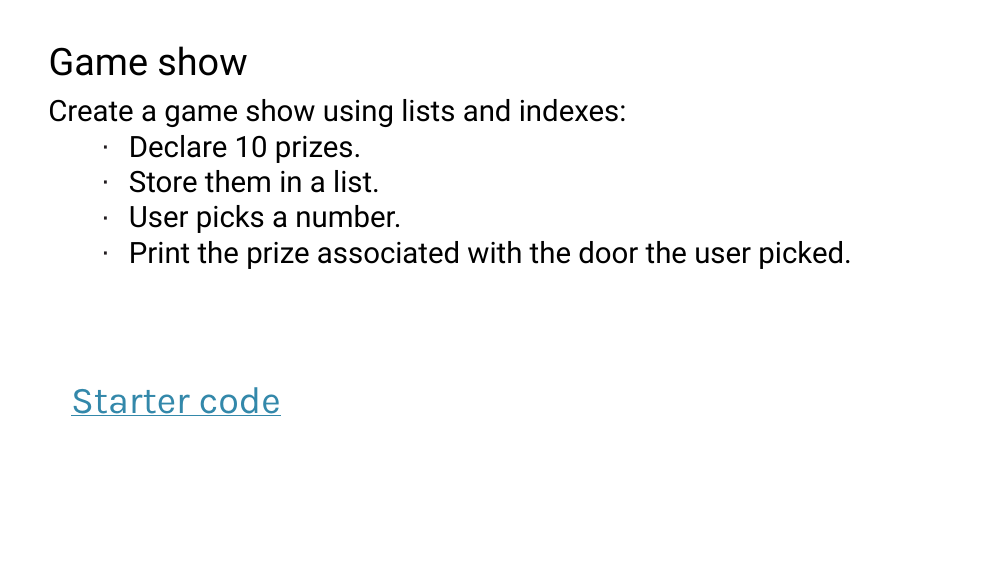
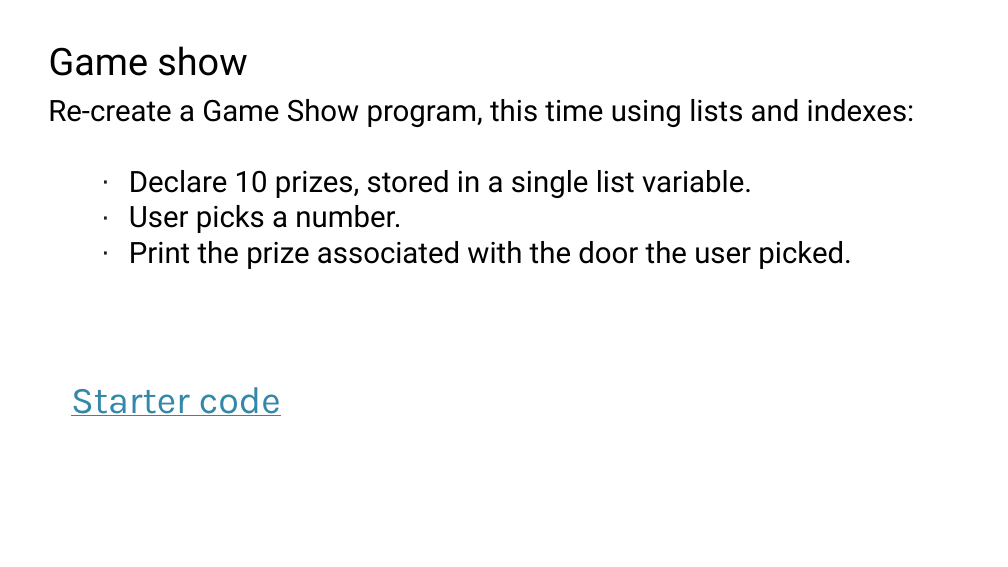
Before and after one commit to TEALSK12/2nd-semester-introduction-to-computer-science, a slide deck: slide 10 of docs/units/2_unit/slidedecks/Intro Python 2.04 TEALS.pptx. Drawn at 1008x567 pixels with LibreOffice and Linux fonts; fonts in the diff are those of the drawing; background and template pictures are left out. Boxes give left, top, right and bottom in pixels: in the first picture for what was removed or moved away, otherwise in the second. Text is boxed around its words. In the diff, an @@ line names an element or a change of style, - is before the commit and + after.

```diff
--- a/docs/units/2_unit/slidedecks/Intro Python 2.04 TEALS.pptx
+++ b/docs/units/2_unit/slidedecks/Intro Python 2.04 TEALS.pptx
@@ text at (x1=48, y1=99, x2=915, y2=198): text changed @@
-Create a game show using lists and indexes:
-· Declare 10 prizes.
-· Store them in a list.
+Re-create a Game Show program, this time using lists and indexes:
+· Declare 10 prizes, stored in a single list variable.
```
Also in this commit, not shown: 10 other slides changed, 42 other files.
